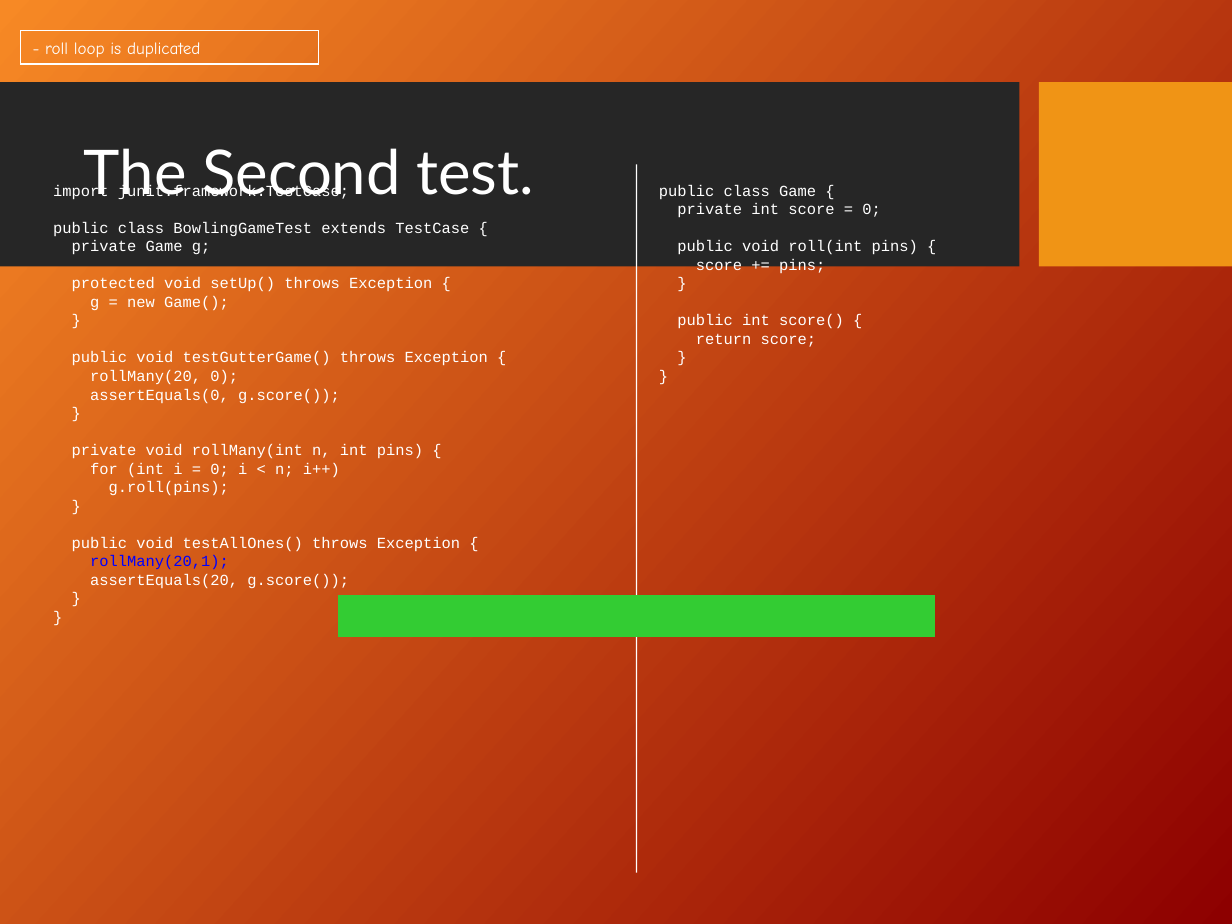
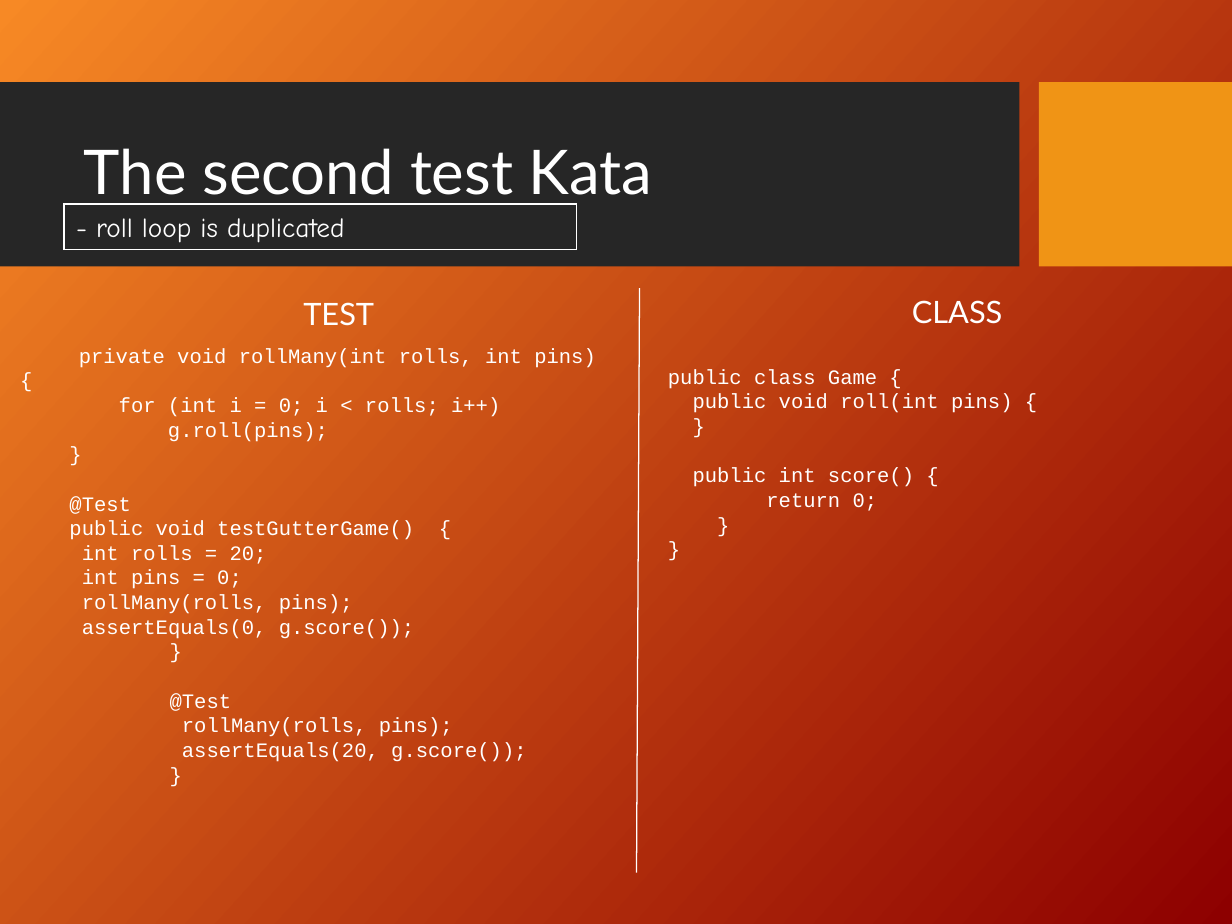
Before and after one commit to dkneuma/BowlingGame, a slide deck: slide 30 of Documentation/Bowling Game Kata.ppt (slide 32 before the commit). Drawn at 1232x924 pixels with LibreOffice and Linux fonts; fonts in the diff are those of the drawing; background and template pictures are left out. Boxes give left, top, right and bottom in pixels: in the first picture for what was removed or moved away, otherwise in the second. Text is boxed around its words. In the diff, an @@ line names an element or a change of style, - is before the commit and + after.

Commit message:
Finished Second Kata

```diff
--- a/Documentation/Bowling Game Kata.ppt
+++ b/Documentation/Bowling Game Kata.ppt
@@ title at [84,148,653,205]: text changed @@
-The Second test.
+The second test Kata
@@ rectangle "- roll loop is duplicated": place and size @@
-rectangle "- roll loop is duplicated" at [21,31,319,64]
+rectangle "- roll loop is duplicated" at [64,205,577,250]
@@ rectangle "- roll loop is duplicated" at [64,205,577,250]: size 10 to 16 pt @@
@@ text at [677,203,881,218]: paragraph removed @@
-private int score = 0;
@@ text at [696,258,825,273]: paragraph removed @@
-score += pins;
@@ line moved from (637, 164) - (637, 872) to (639, 288) - (637, 872) @@
@@ text added at [303,302,374,326], 18 pt, text #FFFFFF @@
+TEST
@@ text added at [912,300,1003,324], 18 pt, text #FFFFFF @@
+CLASS
@@ text at [69,348,596,762]: paragraph removed @@
-}
@@ text "private void rollMany(int rolls, int ...": place and size @@
-text "private void rollMany(int rolls, int ..." at [53,184,488,589]
+text "private void rollMany(int rolls, int ..." at [69,348,596,762]
@@ text at [79,348,596,442]: text changed; size 9 to 12 pt @@
-import junit.framework.TestCase;
-public class BowlingGameTest extends TestCase {
-private Game g;
-protected void setUp() throws Exception {
-g = new Game();
+private void rollMany(int rolls, int pins) {
+for (int i = 0; i < rolls; i++)
+g.roll(pins);
@@ text "public class Game {": place and size @@
-text "public class Game {" at [659,185,918,347]
+text "public class Game {" at [668,369,1013,511]
@@ text at [668,369,1013,487]: size 9 to 12 pt in "public class Game {", "public void roll(int pins) {", "}", "public int score() {" and 2 more places @@
@@ text at [69,496,414,614]: text changed; size 9 to 12 pt @@
-public void testGutterGame() throws Exception {
-rollMany(20, 0);
+@Test
+public void testGutterGame() {
+  int rolls = 20;
+  int pins = 0;
+  rollMany(rolls, pins);
@@ text at [766,493,878,511]: text changed; size 9 to 12 pt @@
-return score;
+return 0;
@@ rectangle removed at [339,595,934,636] @@
@@ text at [82,619,526,762]: size 9 to 12 pt in "}", "assertEquals(0, g.score());", "}", "assertEquals(20, g.score());" and 1 more places; list level 1 to 2 in "assertEquals(0, g.score());" @@
@@ text at [170,693,453,737]: text changed; size 9 to 12 pt @@
-private void rollMany(int n, int pins) {
-for (int i = 0; i < n; i++)
-g.roll(pins);
-}
-public void testAllOnes() throws Exception {
-rollMany(20,1);
+@Test
+rollMany(rolls, pins);
```
Also in this commit, not shown: 13 other slides changed, 4 slides added, 24 slides removed, 7 other files.
